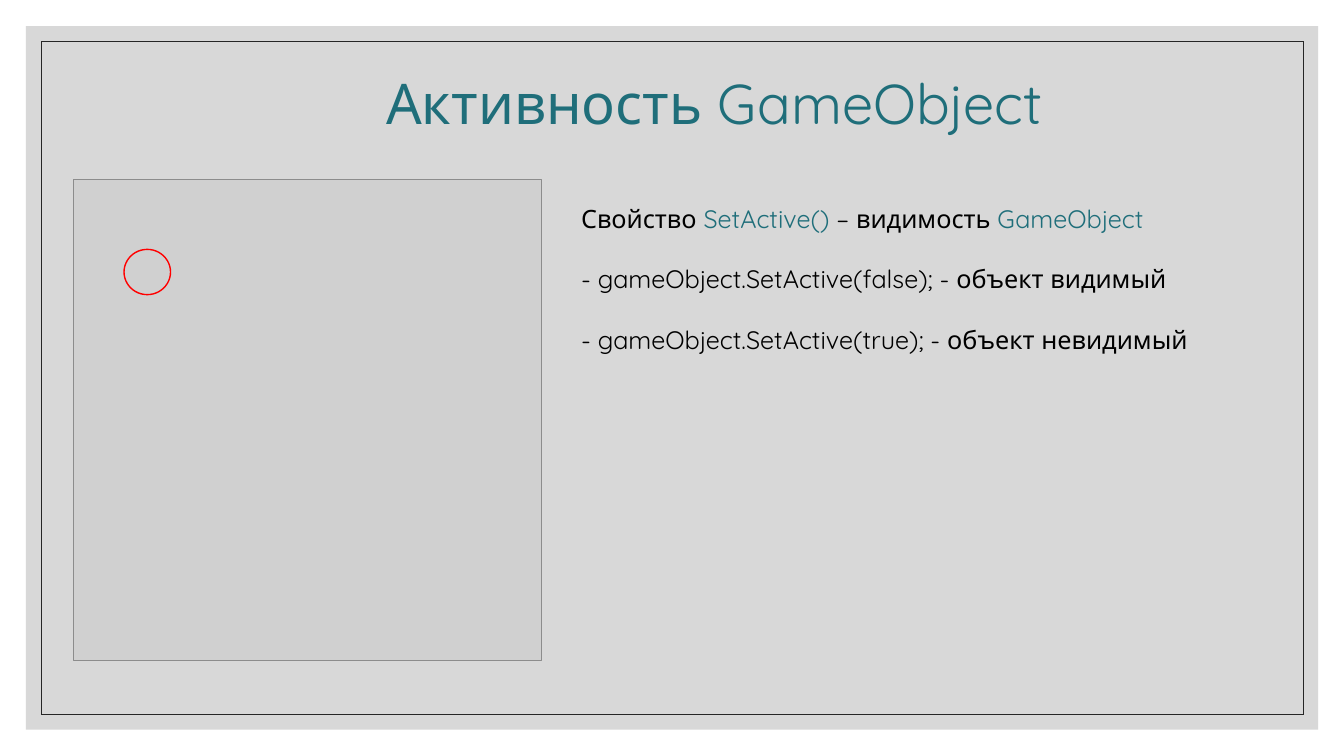
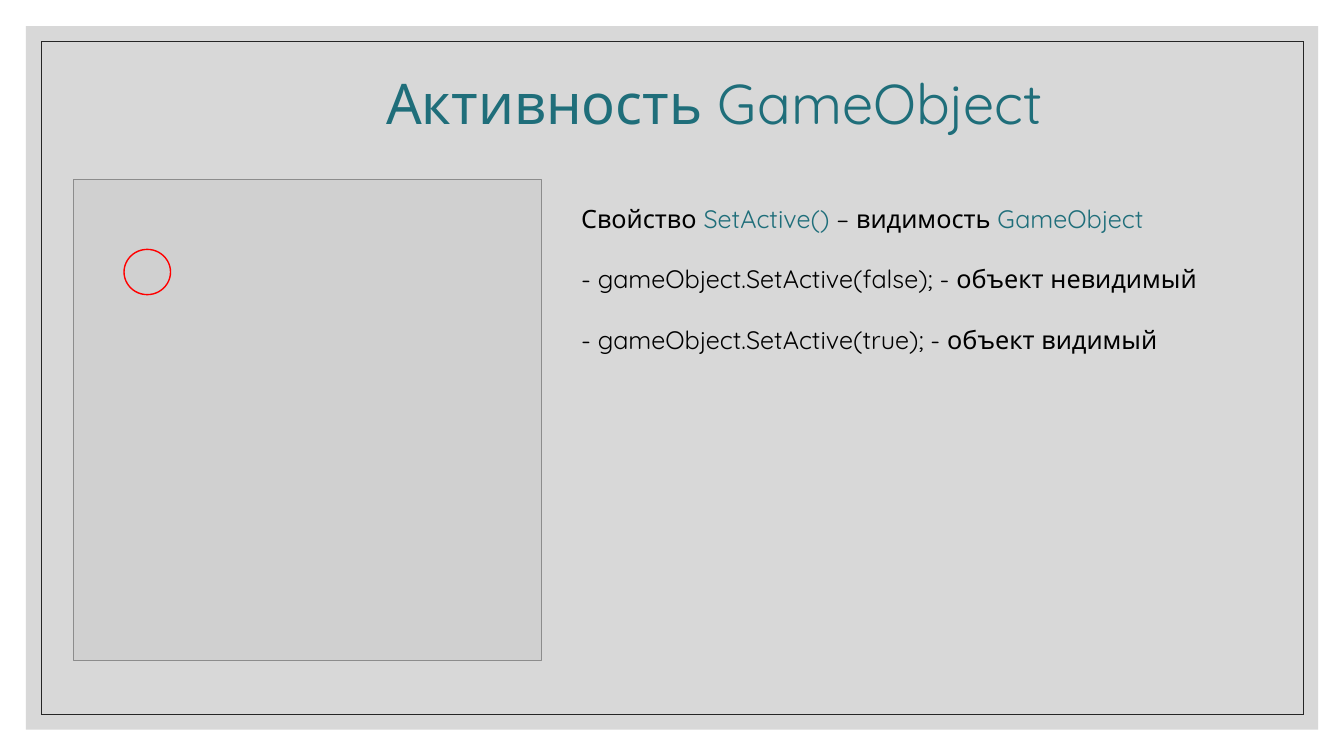
Before and after one commit to IriEfremova/LessonsCube, a slide deck: slide 9 of Unity/Lesson7/Разработка игр.pptx. Drawn at 1344x756 pixels with LibreOffice and Linux fonts; fonts in the diff are those of the drawing; grey boxes stand for pictures. Boxes give left, top, right and bottom in pixels: in the first picture for what was removed or moved away, otherwise in the second. Text is boxed around its words. In the diff, an @@ line names an element or a change of style, - is before the commit and + after.

```diff
--- a/Unity/Lesson7/Разработка игр.pptx
+++ b/Unity/Lesson7/Разработка игр.pptx
@@ text at [598, 269, 1196, 354]: text changed @@
-- gameObject.SetActive(false); - объект видимый
-- gameObject.SetActive(true); - объект невидимый
+- gameObject.SetActive(false); - объект невидимый
+- gameObject.SetActive(true); - объект видимый
```
Also in this commit, not shown: 1 other slide changed, 6 other files.
